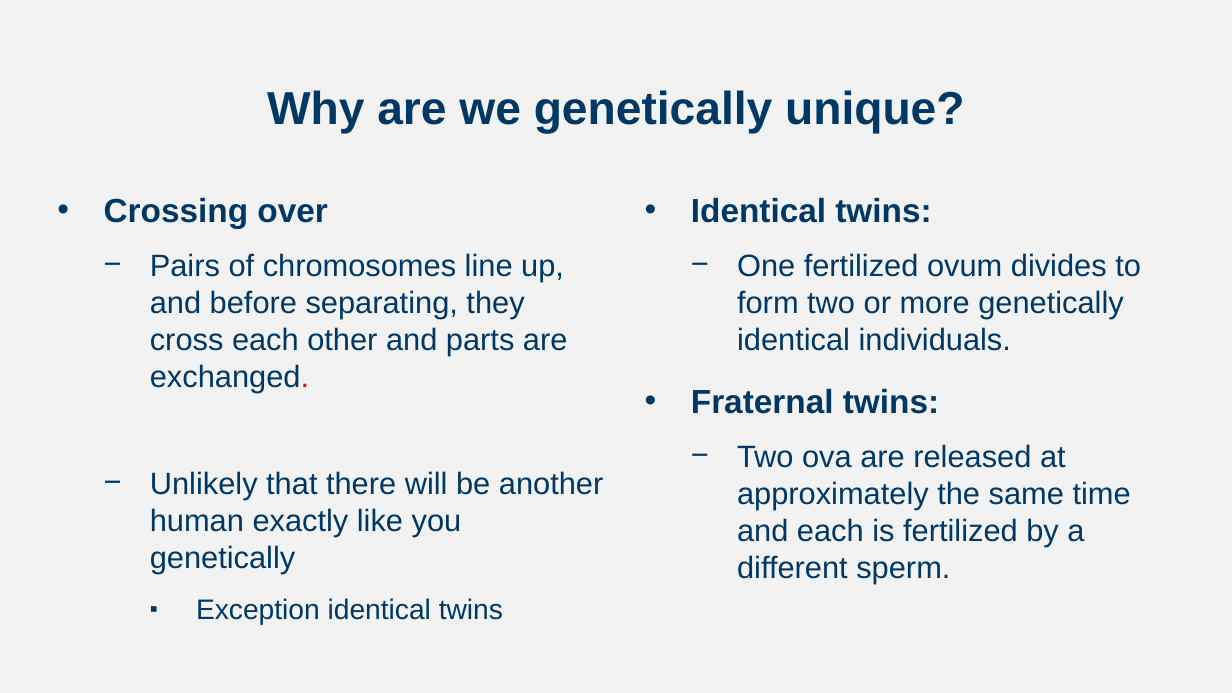
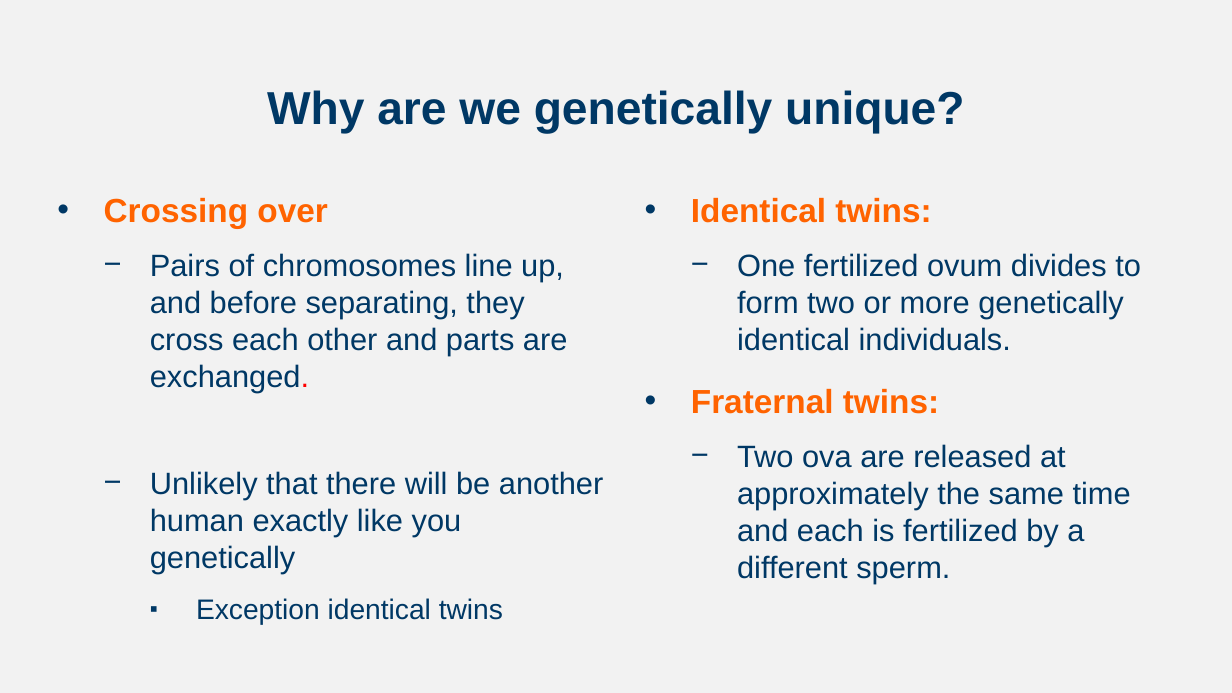
Before and after one commit to npm27/Teaching-Materials, a slide deck: slide 9 of Developmental Fall 23/Slides/Chapter 2.pptx (slide 6 before the commit). Drawn at 1232x693 pixels with LibreOffice and Linux fonts; fonts in the diff are those of the drawing. Boxes give left, top, right and bottom in pixels: in the first picture for what was removed or moved away, otherwise in the second. Text is boxed around its words. In the diff, an @@ line names an element or a change of style, - is before the commit and + after.

```diff
--- a/Developmental Fall 23/Slides/Chapter 2.pptx
+++ b/Developmental Fall 23/Slides/Chapter 2.pptx
@@ text at box(104, 197, 327, 228): text colour #003865 to #FF6300 in "Crossing over" @@
@@ text at box(691, 197, 939, 414): text colour #003865 to #FF6300 in "Identical twins:", "Fraternal twins:" @@
```
Also in this commit, not shown: 5 other slides changed, 3 slides added, 1 slide removed.
